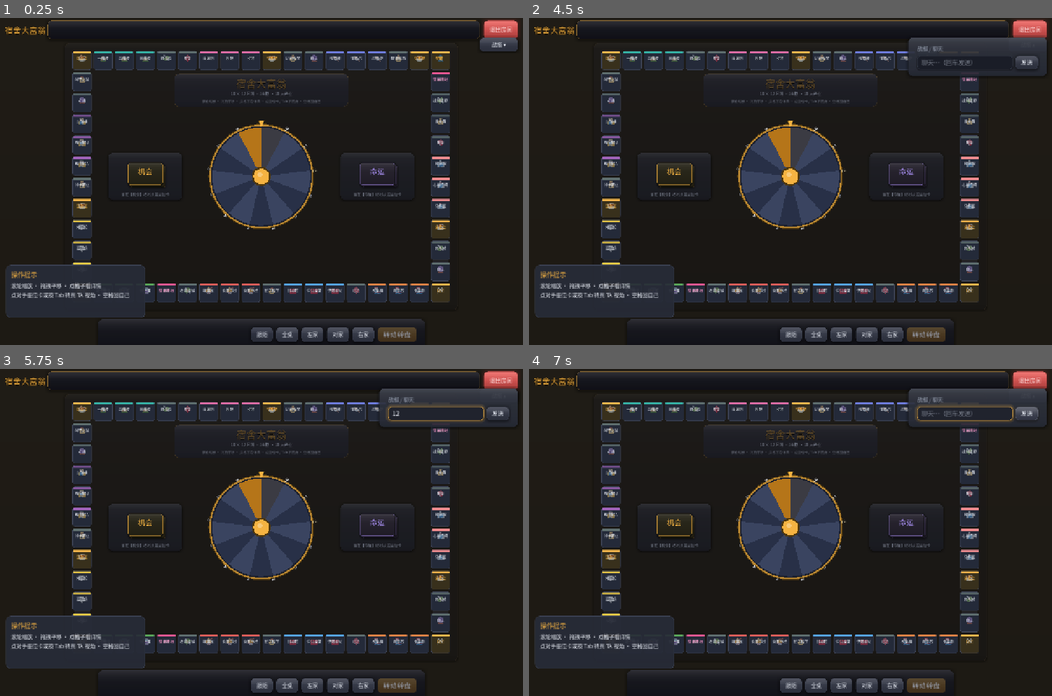
Above: before the commit, frames 1-4 (two rows, left to right).
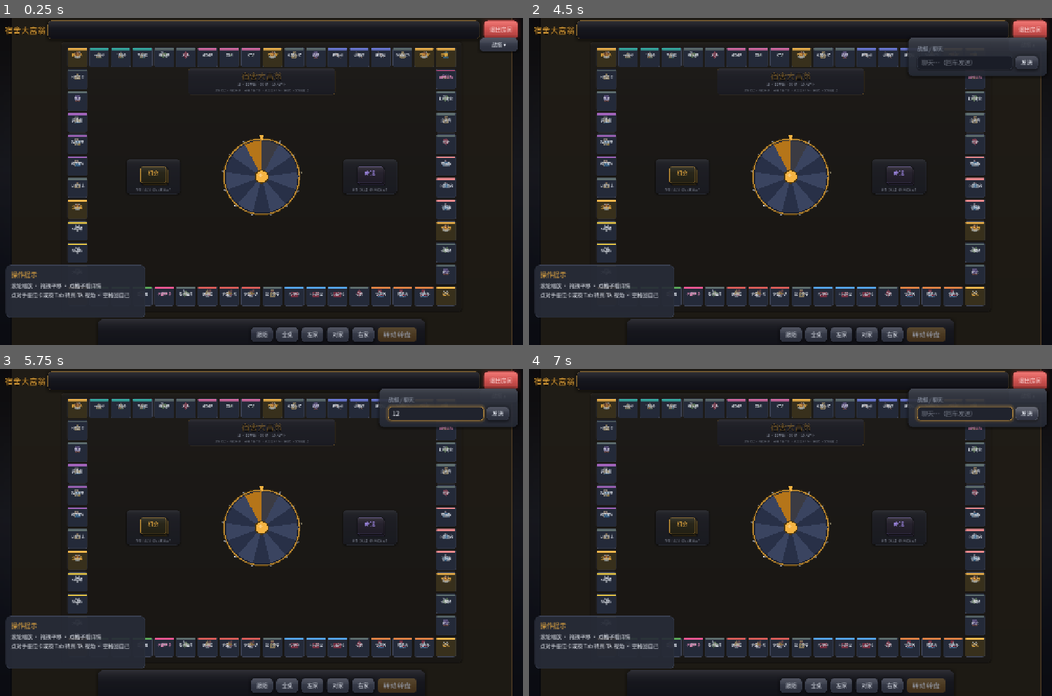
Above: after the commit, the same moments.

Repository: Lousync/dorm-monopoly
Game: Godot game, scene res://scenes/game.tscn
Same seed, same stepped clock (60 frames per second), same inputs: the game is played once before the commit and once after it. This scene is started directly instead of the project's main scene.
Inputs (mouse positions are in pixels of both pictures, inside the frame that each line leads up to):
- Up to frame 1 (0.25 s): no input
- Up to frame 2 (4.5 s): click "跟随" at 0.5 s; click "全桌" at 1.25 s; click "左家" at 2 s; click "对家" at 2.75 s; click "右家" at 3.5 s; click "战报 ▾" at 4.25 s
- Up to frame 3 (5.75 s): click (434, 414) at 5.02 s; type "12" at 5.1 s
- Up to frame 4 (7 s): click "战报 ▴" at 5.75 s; click "发送" at 6.5 s

The runs differ from the first frame. In frame 1, 13% of the frame differs, in the area x 13-98%, y 0-100%; in frame 2, 13%; in frame 3, 13%; in frame 4, 13%.
Error in both runs: Out of bounds get index '0' (on base: 'Array') (res://scripts/game.gd:746)

Commit message:
格子再放大 80→112（棋盘 2016×1344，为模型与美术预留版面），格内字号/图标/棋子/转盘/牌堆/水印同步放大，全桌最小缩放放宽到 0.22

Diff:
--- a/scripts/board_view.gd
+++ b/scripts/board_view.gd
@@ -7,10 +7,10 @@
 signal tile_clicked(idx: int)
 signal seat_clicked(peer: int)
 
-const TILE := 80.0
-static var WORLD := Vector2(GameData.BOARD_COLS, GameData.BOARD_ROWS) * TILE  # 18×12 → (1440, 960)
-const GAP := 4.0
-const MIN_ZOOM := 0.3
+const TILE := 112.0
+static var WORLD := Vector2(GameData.BOARD_COLS, GameData.BOARD_ROWS) * TILE  # 18×12 → (2016, 1344)
+const GAP := 5.0
+const MIN_ZOOM := 0.22
 const MAX_ZOOM := 1.25
 ## 事件卡从牌堆抽出展示的总时长（房主结算等待与它保持同步）
 const DECK_CARD_TIME := 2.35
@@ -209,8 +209,8 @@
 		_tile_sb.append(sb)
 
 		var strip := Panel.new()
-		strip.position = Vector2(2, 2)
-		strip.size = Vector2(TILE - GAP * 2.0 - 4, 7)
+		strip.position = Vector2(3, 3)
+		strip.size = Vector2(TILE - GAP * 2.0 - 6, 9)
 		var strip_c: Color = UIKit.ACCENT if corner else (Color(0.93, 0.30, 0.55) if d.type == "casino" else GameData.GROUP_COLORS.get(d.get("group", ""), Color("#566")))
 		strip.add_theme_stylebox_override("panel", UIKit.stylebox(strip_c.lightened(0.06), 2))
 		strip.mouse_filter = Control.MOUSE_FILTER_IGNORE
@@ -226,32 +226,32 @@
 				ic.texture = icon_t
 				ic.expand_mode = TextureRect.EXPAND_IGNORE_SIZE
 				ic.stretch_mode = TextureRect.STRETCH_KEEP_ASPECT_CENTERED
-				ic.position = Vector2((TILE - GAP * 2.0) * 0.5 - 13.0, 15)
-				ic.size = Vector2(26, 26)
+				ic.position = Vector2((TILE - GAP * 2.0) * 0.5 - 18.0, 20)
+				ic.size = Vector2(36, 36)
 				ic.modulate = Color(1, 1, 1, 0.42 if not corner else 0.55)
 				ic.mouse_filter = Control.MOUSE_FILTER_IGNORE
 				p.add_child(ic)
 
-		var name_l := UIKit.label(d.name, 14, UIKit.ACCENT if corner else (Color(0.98, 0.58, 0.78) if casino else UIKit.TEXT))
-		name_l.position = Vector2(4, 12)
-		name_l.size = Vector2(TILE - GAP * 2.0 - 8, 30)
+		var name_l := UIKit.label(d.name, 18, UIKit.ACCENT if corner else (Color(0.98, 0.58, 0.78) if casino else UIKit.TEXT))
+		name_l.position = Vector2(5, 18)
+		name_l.size = Vector2(TILE - GAP * 2.0 - 10, 44)
 		name_l.autowrap_mode = TextServer.AUTOWRAP_WORD_SMART
 		name_l.horizontal_alignment = HORIZONTAL_ALIGNMENT_CENTER
 		name_l.vertical_alignment = VERTICAL_ALIGNMENT_CENTER
 		_world_descend(name_l)
 		p.add_child(name_l)
 
-		var sub := UIKit.label("", 11, UIKit.TEXT_DIM)
-		sub.position = Vector2(4, 48)
-		sub.size = Vector2(TILE - GAP * 2.0 - 8, 14)
+		var sub := UIKit.label("", 14, UIKit.TEXT_DIM)
+		sub.position = Vector2(5, 70)
+		sub.size = Vector2(TILE - GAP * 2.0 - 10, 17)
 		sub.horizontal_alignment = HORIZONTAL_ALIGNMENT_CENTER
 		_world_descend(sub)
 		p.add_child(sub)
 		_sub_labels.append(sub)
 
-		var star := UIKit.label("", 12, UIKit.ACCENT)
-		star.position = Vector2(4, 46)
-		star.size = Vector2(TILE - GAP * 2.0 - 8, 16)
+		var star := UIKit.label("", 15, UIKit.ACCENT)
+		star.position = Vector2(5, 68)
+		star.size = Vector2(TILE - GAP * 2.0 - 10, 19)
 		star.horizontal_alignment = HORIZONTAL_ALIGNMENT_RIGHT
 		_world_descend(star)
 		p.add_child(star)
@@ -268,37 +268,37 @@
 func _build_interior() -> void:
 	var c := WORLD * 0.5
 	var p := Panel.new()
-	p.position = Vector2(c.x - 330, 90)
-	p.size = Vector2(660, 126)
+	p.position = Vector2(c.x - 380, 110)
+	p.size = Vector2(760, 140)
 	p.mouse_filter = Control.MOUSE_FILTER_IGNORE
 	p.add_theme_stylebox_override("panel", UIKit.card_stylebox(Color(0.10, 0.11, 0.16, 0.62), 20,
 		Color(UIKit.ACCENT.r, UIKit.ACCENT.g, UIKit.ACCENT.b, 0.22), 1))
 	_world.add_child(p)
 
-	var title := UIKit.title_label("宿舍大富翁", 38, Color(UIKit.ACCENT.r, UIKit.ACCENT.g, UIKit.ACCENT.b, 0.34), 0)
-	title.position = Vector2(0, 8)
-	title.size = Vector2(660, 52)
+	var title := UIKit.title_label("宿舍大富翁", 42, Color(UIKit.ACCENT.r, UIKit.ACCENT.g, UIKit.ACCENT.b, 0.34), 0)
+	title.position = Vector2(0, 10)
+	title.size = Vector2(760, 58)
 	title.horizontal_alignment = HORIZONTAL_ALIGNMENT_CENTER
 	title.mouse_filter = Control.MOUSE_FILTER_IGNORE
 	p.add_child(title)
 
 	var sub := UIKit.label("%d × %d 环线 · %d 格 · 10 大产业" % [GameData.BOARD_COLS, GameData.BOARD_ROWS, GameData.TILES.size()],
-		15, Color(UIKit.TEXT_DIM.r, UIKit.TEXT_DIM.g, UIKit.TEXT_DIM.b, 0.75))
-	sub.position = Vector2(0, 64)
-	sub.size = Vector2(660, 22)
+		16, Color(UIKit.TEXT_DIM.r, UIKit.TEXT_DIM.g, UIKit.TEXT_DIM.b, 0.75))
+	sub.position = Vector2(0, 72)
+	sub.size = Vector2(760, 26)
 	sub.horizontal_alignment = HORIZONTAL_ALIGNMENT_CENTER
 	sub.mouse_filter = Control.MOUSE_FILTER_IGNORE
 	p.add_child(sub)
 
-	var hint := UIKit.label("滚轮缩放 · 拖拽平移 · 点格子看详情 · 点座位卡 / Tab 转视角 · 空格回自己", 13, Color(UIKit.TEXT_DIM.r, UIKit.TEXT_DIM.g, UIKit.TEXT_DIM.b, 0.55))
-	hint.position = Vector2(0, 94)
-	hint.size = Vector2(660, 20)
+	var hint := UIKit.label("滚轮缩放 · 拖拽平移 · 点格子看详情 · 点座位卡 / Tab 转视角 · 空格回自己", 14, Color(UIKit.TEXT_DIM.r, UIKit.TEXT_DIM.g, UIKit.TEXT_DIM.b, 0.55))
+	hint.position = Vector2(0, 104)
+	hint.size = Vector2(760, 24)
 	hint.horizontal_alignment = HORIZONTAL_ALIGNMENT_CENTER
 	hint.mouse_filter = Control.MOUSE_FILTER_IGNORE
 	p.add_child(hint)
 
-	_build_deck("机会", Vector2(c.x - 440, c.y), UIKit.ACCENT)
-	_build_deck("命运", Vector2(c.x + 440, c.y), Color(0.66, 0.56, 0.95))
+	_build_deck("机会", Vector2(c.x - 560, c.y), UIKit.ACCENT)
+	_build_deck("命运", Vector2(c.x + 560, c.y), Color(0.66, 0.56, 0.95))
 	_build_wheel(c)
 
 ## 一个牌堆：区域底板 + 三层错位卡背 + 牌名 + 小字说明
@@ -342,7 +342,7 @@
 ## 中央转盘：点数来源，掷点时镜头对准它
 func _build_wheel(center: Vector2) -> void:
 	_wheel = WheelView.new()
-	_wheel.size = Vector2(360, 360)
+	_wheel.size = Vector2(400, 400)
 	_wheel.position = center - _wheel.size * 0.5
 	_world.add_child(_wheel)
 
@@ -462,10 +462,10 @@
 
 func _build_ring() -> void:
 	_ring = Panel.new()
-	_ring.size = Vector2(52, 52)
+	_ring.size = Vector2(64, 64)
 	_ring.mouse_filter = Control.MOUSE_FILTER_IGNORE
 	_ring.z_index = 15
-	var sb := UIKit.stylebox(Color(0, 0, 0, 0), 26, UIKit.ACCENT, 3)
+	var sb := UIKit.stylebox(Color(0, 0, 0, 0), 32, UIKit.ACCENT, 3)
 	sb.draw_center = false
 	_ring.add_theme_stylebox_override("panel", sb)
 	_ring.visible = false
@@ -1010,14 +1010,14 @@
 	return _token_at(int(p.pos), slot)
 
 func _token_at(idx: int, slot: int) -> Vector2:
-	return tile_pos(idx) + Vector2(TILE, TILE) * 0.5 - Vector2(17, 19) + _slot_offset(slot)
+	return tile_pos(idx) + Vector2(TILE, TILE) * 0.5 - Vector2(22, 25) + _slot_offset(slot)
 
 func _slot_offset(slot: int) -> Vector2:
 	match slot % 4:
-		0: return Vector2(-20, -20)
-		1: return Vector2(20, -20)
-		2: return Vector2(-20, 20)
-		_: return Vector2(20, 20)
+		0: return Vector2(-28, -28)
+		1: return Vector2(28, -28)
+		2: return Vector2(-28, 28)
+		_: return Vector2(28, 28)
 
 ## 棋子：Kenney 桌游小人（CC0），按玩家槽位取色；素材缺失时退回纯色圆片
 func _make_token(slot: int, pname: String) -> Control:
@@ -1028,7 +1028,7 @@
 		tr.texture = piece
 		tr.expand_mode = TextureRect.EXPAND_IGNORE_SIZE
 		tr.stretch_mode = TextureRect.STRETCH_KEEP_ASPECT_CENTERED
-		tr.size = Vector2(34, 38)
+		tr.size = Vector2(44, 50)
 		tk = tr
 	else:
 		var p := Panel.new()
Binary file added: shots/tile112_info.png
Binary file added: shots/tile112_table_plain.png
